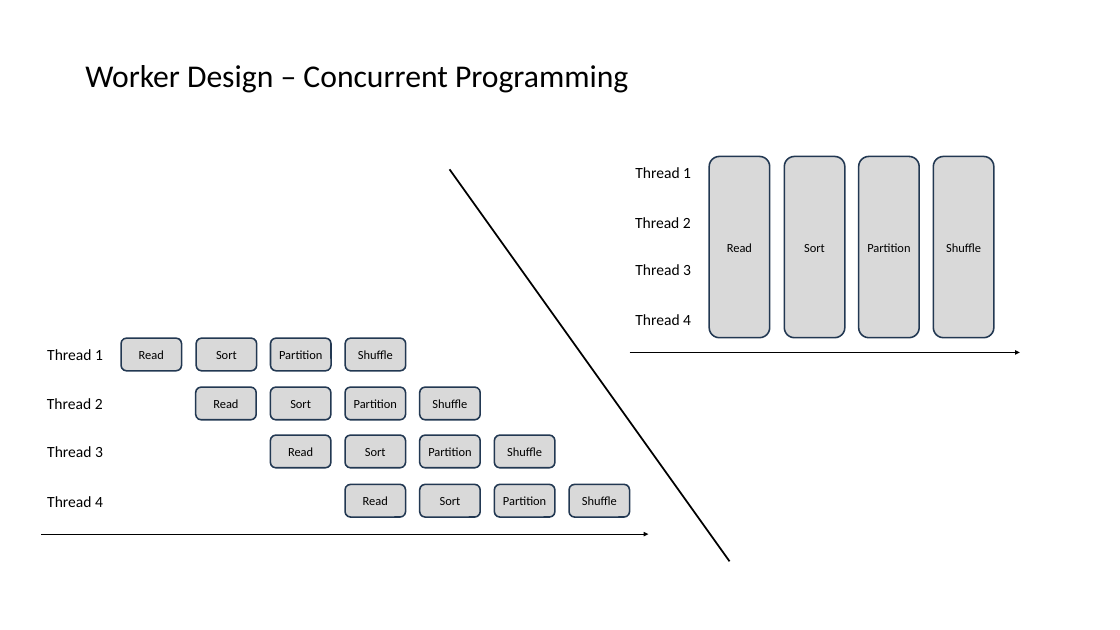
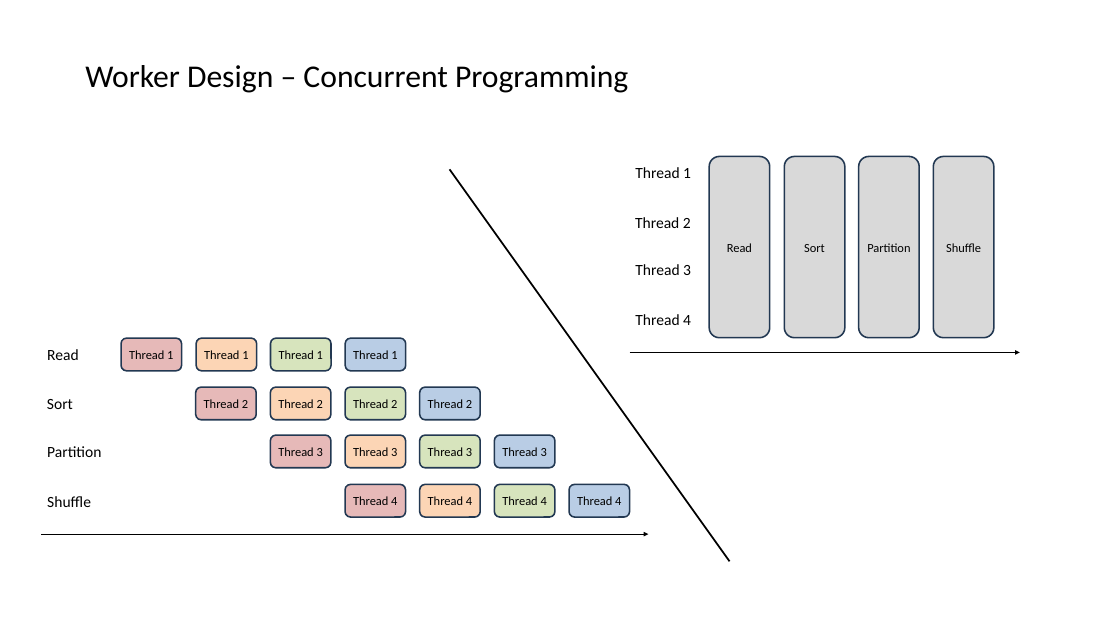
Before and after one commit to Hyunsoo1030/332project, a slide deck: slide 12 of CS332_Project_Presentation_Navy_Revised.pptx. Drawn at 1120x630 pixels with LibreOffice and Linux fonts; fonts in the diff are those of the drawing. Boxes give left, top, right and bottom in pixels: in the first picture for what was removed or moved away, otherwise in the second. Text is boxed around its words. In the diff, an @@ line names an element or a change of style, - is before the commit and + after.

Commit message:
slide modifed

```diff
--- a/CS332_Project_Presentation_Navy_Revised.pptx
+++ b/CS332_Project_Presentation_Navy_Revised.pptx
@@ text at bbox=[47, 349, 79, 360]: text changed @@
-Thread 1
+Read
@@ text in rounded rectangle at bbox=[129, 350, 173, 359]: text changed @@
-Read
+Thread 1
@@ text in rounded rectangle at bbox=[204, 350, 248, 359]: text changed @@
-Sort
+Thread 1
@@ text in rounded rectangle at bbox=[279, 350, 323, 359]: text changed @@
-Partition
+Thread 1
@@ text in rounded rectangle at bbox=[353, 350, 397, 359]: text changed @@
-Shuffle
+Thread 1
@@ text at bbox=[47, 399, 73, 409]: text changed @@
-Thread 2
+Sort
@@ text in rounded rectangle at bbox=[204, 399, 248, 408]: text changed @@
-Read
+Thread 2
@@ text in rounded rectangle at bbox=[278, 399, 323, 408]: text changed @@
-Sort
+Thread 2
@@ text in rounded rectangle at bbox=[353, 399, 397, 408]: text changed @@
-Partition
+Thread 2
@@ text in rounded rectangle at bbox=[428, 399, 472, 408]: text changed @@
-Shuffle
+Thread 2
@@ text at bbox=[47, 446, 101, 457]: text changed @@
-Thread 3
+Partition
@@ text in rounded rectangle at bbox=[278, 447, 323, 456]: text changed @@
-Read
+Thread 3
@@ text in rounded rectangle at bbox=[353, 447, 397, 456]: text changed @@
-Sort
+Thread 3
@@ text in rounded rectangle at bbox=[428, 447, 472, 456]: text changed @@
-Partition
+Thread 3
@@ text in rounded rectangle at bbox=[502, 447, 547, 456]: text changed @@
-Shuffle
+Thread 3
@@ text at bbox=[47, 496, 91, 507]: text changed @@
-Thread 4
+Shuffle
@@ fill #D9D9D9 to #E6B9B8 in 4 elements at bbox=[121, 338, 181, 371], bbox=[195, 387, 256, 419], bbox=[270, 435, 331, 468], bbox=[345, 484, 405, 517] @@
@@ text in rounded rectangle at bbox=[353, 496, 397, 505]: text changed @@
-Read
+Thread 4
@@ fill #D9D9D9 to #FCD5B5 in 4 elements at bbox=[196, 338, 256, 371], bbox=[270, 387, 331, 419], bbox=[345, 435, 405, 468], bbox=[419, 484, 480, 517] @@
@@ text in rounded rectangle at bbox=[428, 496, 472, 505]: text changed @@
-Sort
+Thread 4
@@ fill #D9D9D9 to #D7E4BD in 4 elements at bbox=[270, 338, 331, 371], bbox=[345, 387, 405, 419], bbox=[419, 435, 480, 468], bbox=[494, 484, 555, 517] @@
@@ text in rounded rectangle at bbox=[502, 496, 547, 505]: text changed @@
-Partition
+Thread 4
@@ fill #D9D9D9 to #B9CDE5 in 4 elements at bbox=[345, 338, 405, 371], bbox=[419, 387, 480, 419], bbox=[494, 435, 555, 468], bbox=[569, 484, 629, 517] @@
@@ text in rounded rectangle at bbox=[577, 496, 621, 505]: text changed @@
-Shuffle
+Thread 4
```
